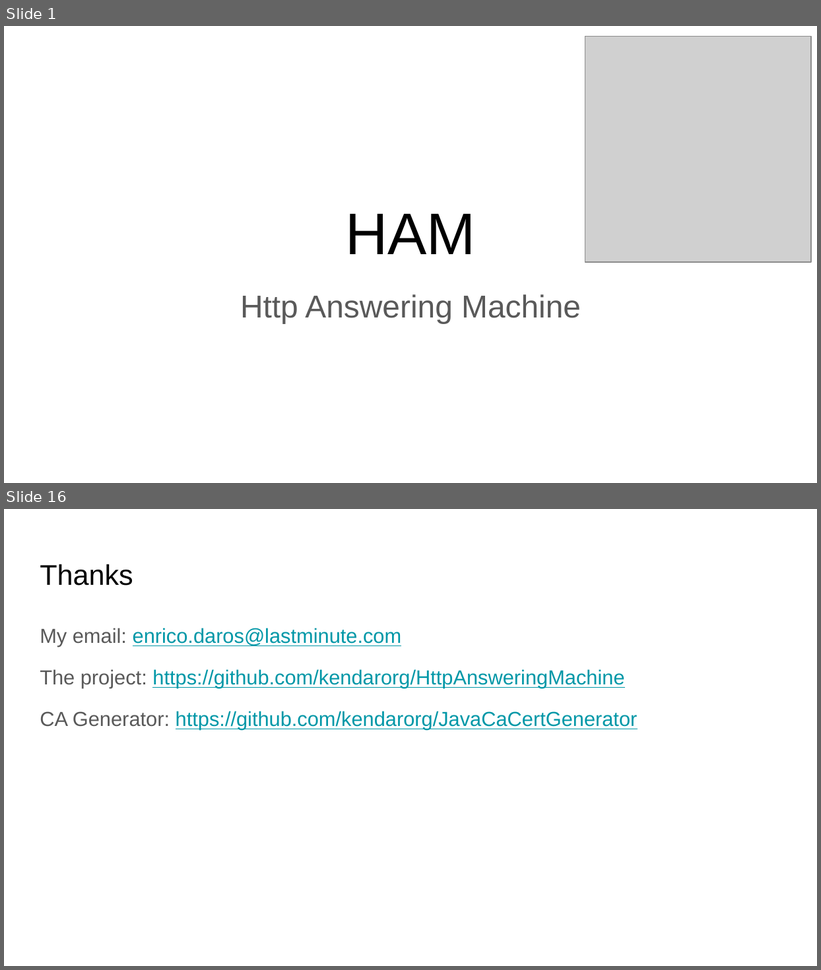
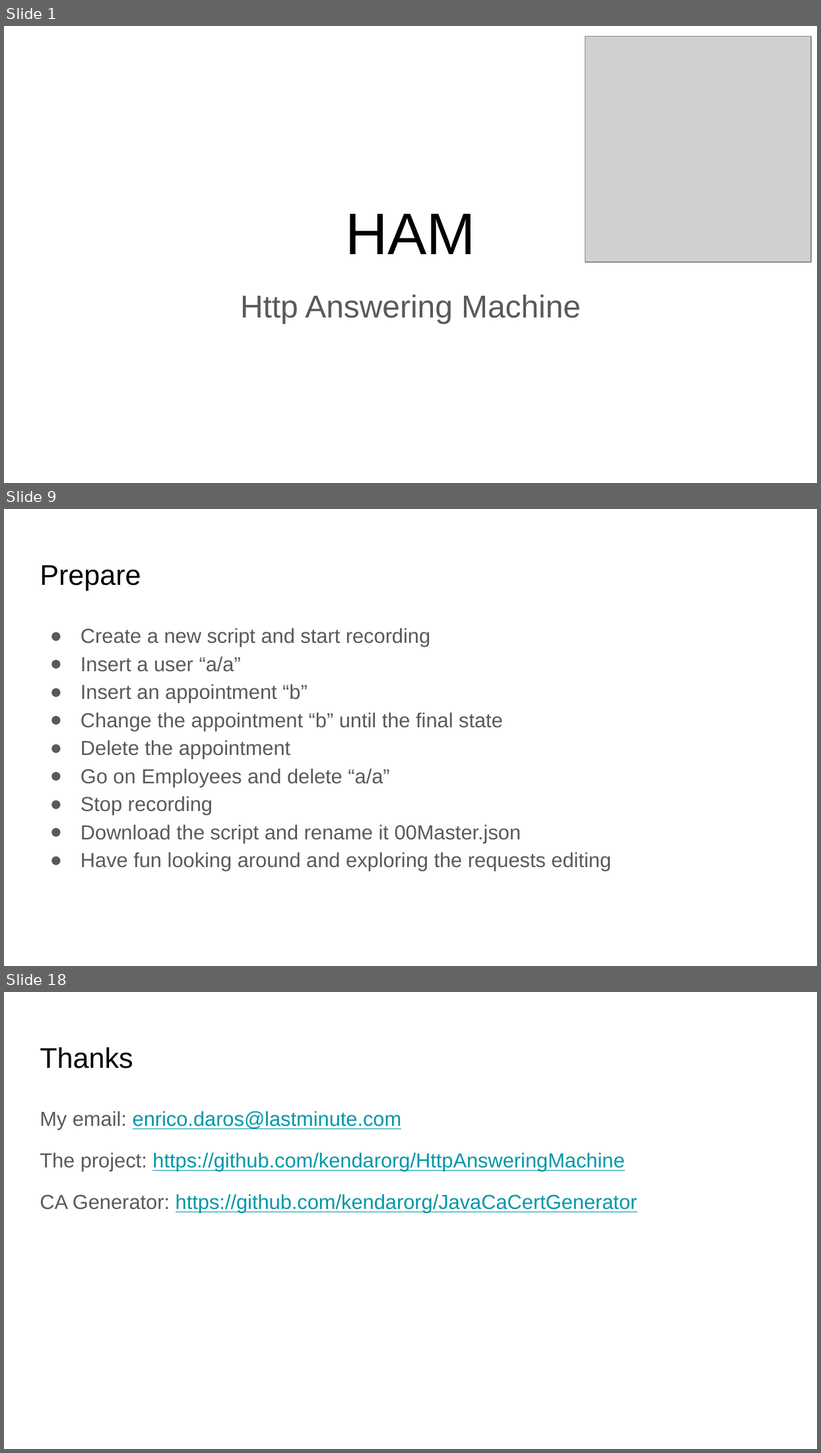
Before and after one commit to kendarorg/HttpAnsweringMachine, a slide deck: docs/HAM.pptx. Shown one above the other, each under a label of ours: slides 1 and 16 before the commit, slides 1, 9 and 18 after it; the slides between them are not shown. The pictures are 821x970 and 821x1453 pixels, drawn with LibreOffice and Linux fonts; fonts in the diff are those of the drawing; grey boxes stand for pictures. Boxes give left, top, right and bottom in pixels: in the first picture for what was removed or moved away, otherwise in the second. Text is boxed around its words. In the diff, an @@ line names an element or a change of style, - is before the commit and + after.

```diff
--- a/docs/HAM.pptx
+++ b/docs/HAM.pptx
@@ slide 9 added at (x1=4, y1=509, x2=817, y2=966), background #FFFFFF @@
@@ title added at (x1=40, y1=565, x2=141, y2=590), 25.2 pt, text #000000 @@
+Prepare
@@ text added at (x1=81, y1=628, x2=611, y2=871), 18 pt, text #595959 @@
+● Create a new script and start recording
+● Insert a user “a/a”
+● Insert an appointment “b”
+● Change the appointment “b” until the final state
+● Delete the appointment
+● Go on Employees and delete “a/a”
+● Stop recording
+● Download the script and rename it 00Master.json
+● Have fun looking around and exploring the requests editing
@@ what was slide 16 is now slide 18 @@
```
Also in this commit, not shown: 3 slides changed, 12 other slides added, 11 slides removed, 9 other files.
